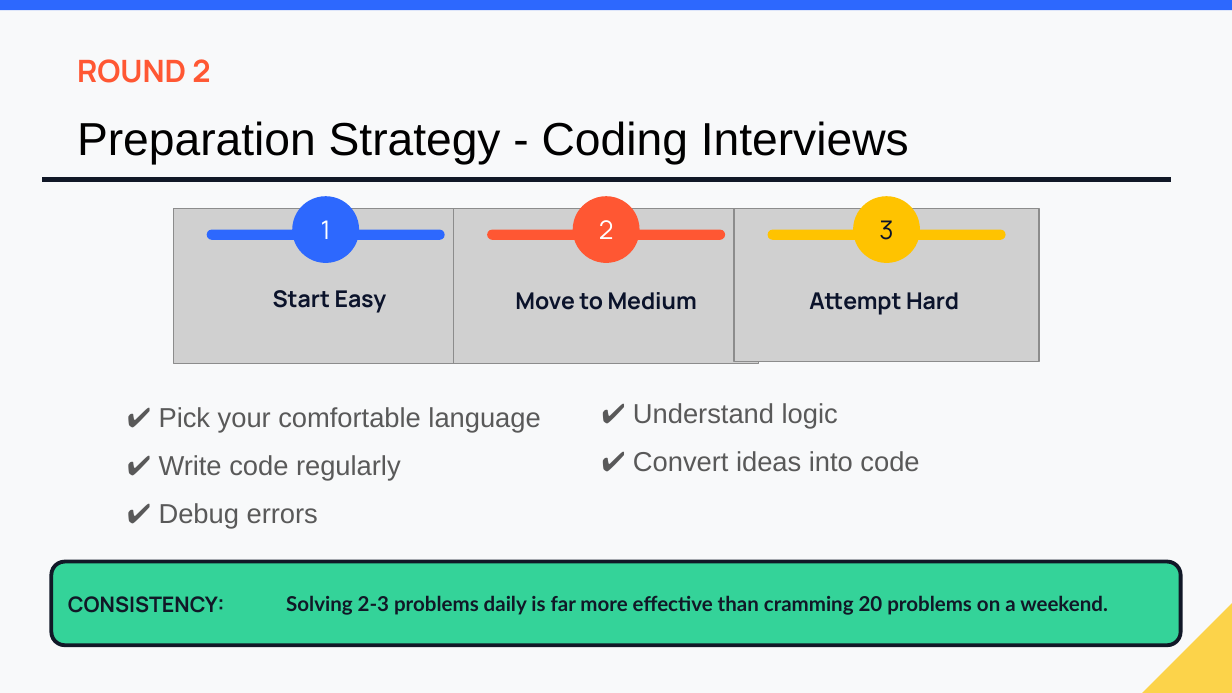
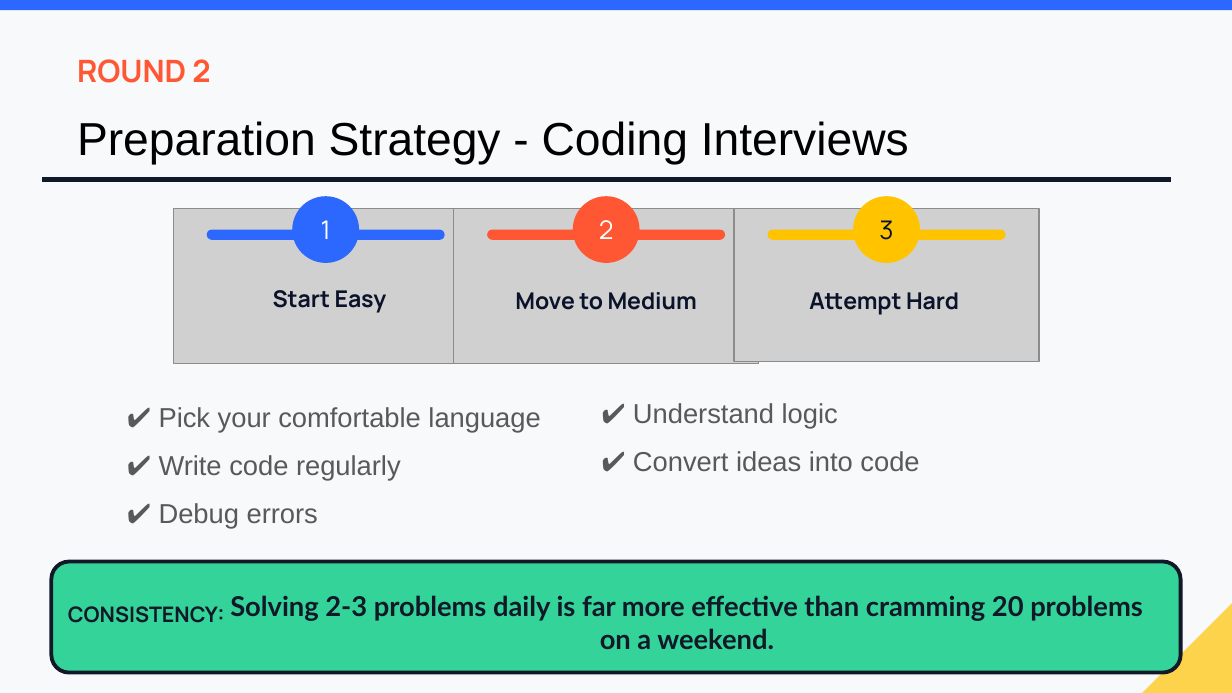
Before and after one commit to brinda-25/workshop, a slide deck: slide 15 of Day1/Campus_to_Company.pptx (slide 13 before the commit). Drawn at 1232x693 pixels with LibreOffice and Linux fonts; fonts in the diff are those of the drawing; grey boxes stand for pictures; background and template pictures are left out. Boxes give left, top, right and bottom in pixels: in the first picture for what was removed or moved away, otherwise in the second. Text is boxed around its words. In the diff, an @@ line names an element or a change of style, - is before the commit and + after.

```diff
--- a/Day1/Campus_to_Company.pptx
+++ b/Day1/Campus_to_Company.pptx
@@ rounded rectangle: place and size @@
-rounded rectangle at <box>52,562,1181,646</box>
+rounded rectangle at <box>52,562,1181,673</box>
@@ text "Solving 2-3 problems daily is ...": place and size @@
-text "Solving 2-3 problems daily is ..." at <box>286,595,1108,615</box>
+text "Solving 2-3 problems daily is ..." at <box>230,595,1143,649</box>
@@ text "Solving 2-3 problems daily is ..." at <box>230,595,1143,649</box>: size 12 to 16 pt @@
@@ text "CONSISTENCY:": place and size @@
-text "CONSISTENCY:" at <box>68,596,225,613</box>
+text "CONSISTENCY:" at <box>68,606,225,623</box>
```
Also in this commit, not shown: 17 other slides changed, 6 slides added, 1 slide removed.
